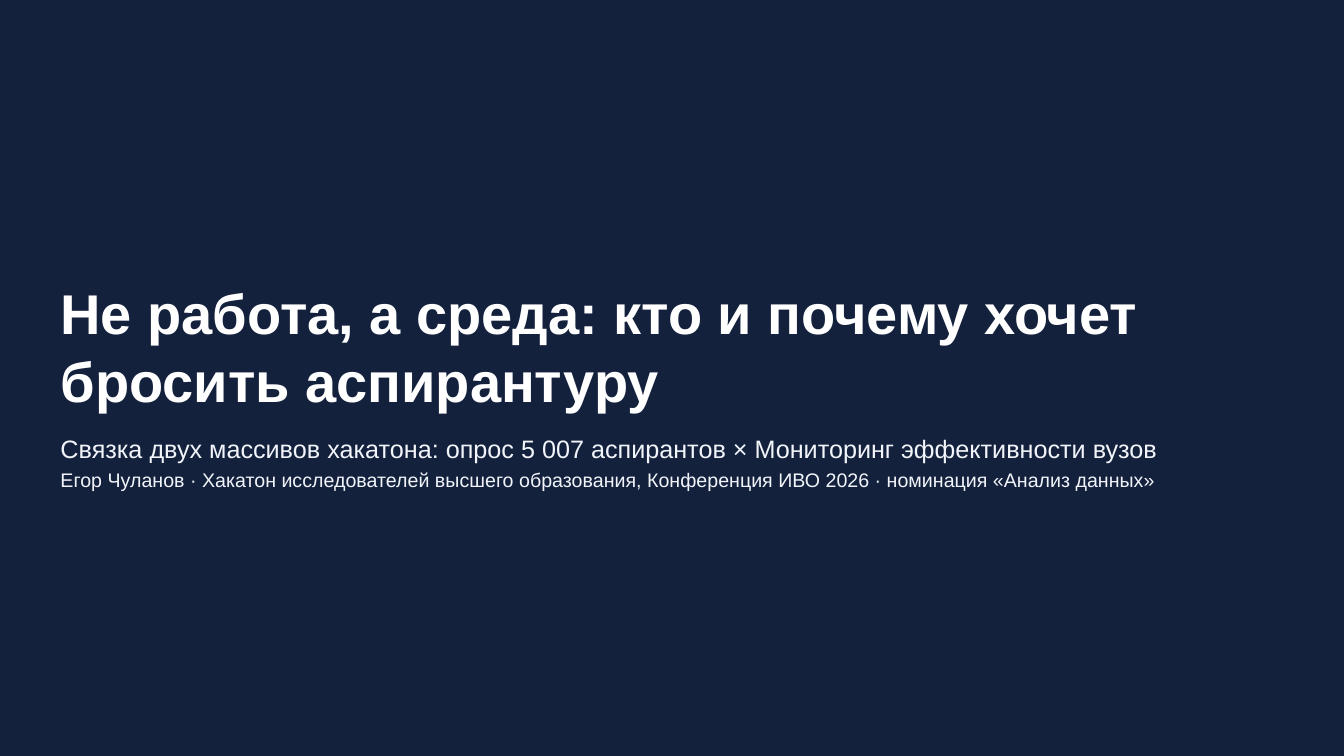
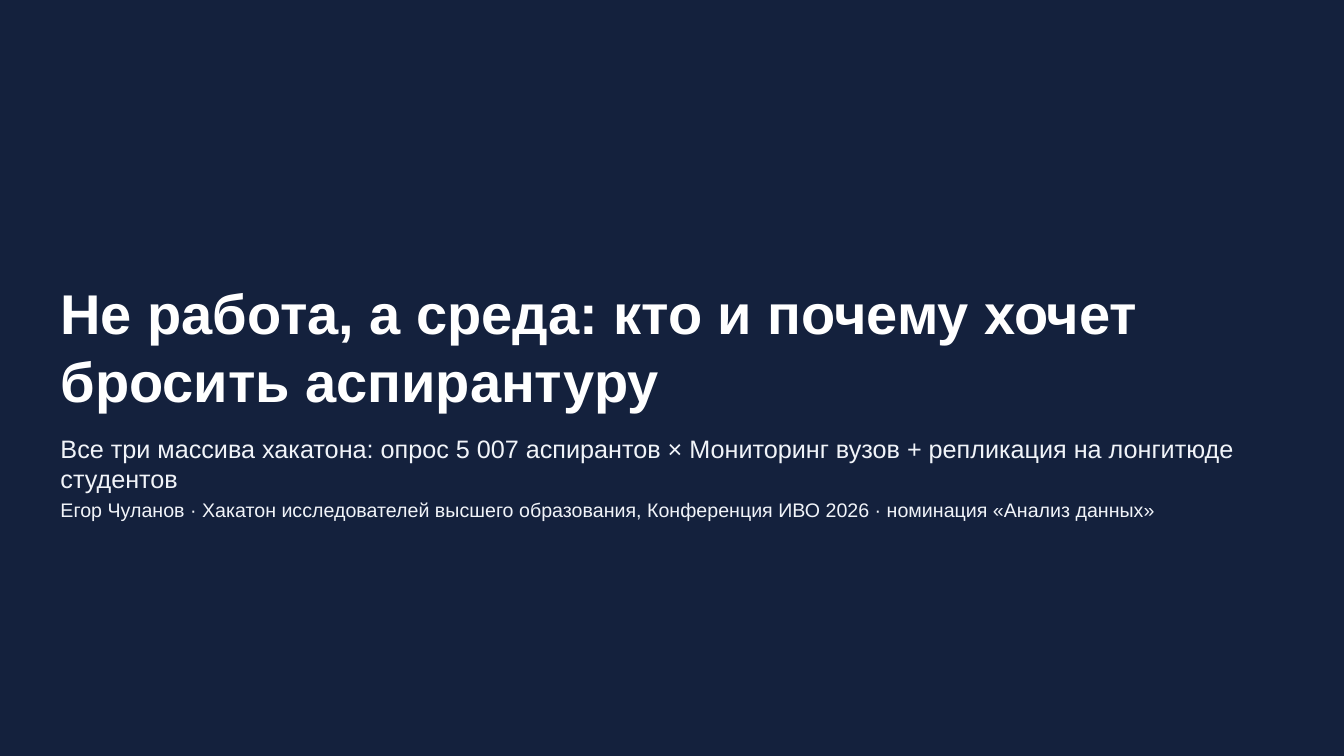
Before and after one commit to EgorChulanov/khakatonIVO, a slide deck: slide 1 of output/IVO2026_aspiranty_dropout.pptx. Drawn at 1344x756 pixels with LibreOffice and Linux fonts; fonts in the diff are those of the drawing. Boxes give left, top, right and bottom in pixels: in the first picture for what was removed or moved away, otherwise in the second. Text is boxed around its words. In the diff, an @@ line names an element or a change of style, - is before the commit and + after.

```diff
--- a/output/IVO2026_aspiranty_dropout.pptx
+++ b/output/IVO2026_aspiranty_dropout.pptx
@@ text at box(60, 440, 1234, 494): text changed @@
-Связка двух массивов хакатона: опрос 5 007 аспирантов × Мониторинг эффективности вузов
+Все три массива хакатона: опрос 5 007 аспирантов × Мониторинг вузов + репликация на лонгитюде студентов
```
Also in this commit, not shown: 9 other slides changed, 8 other files.
